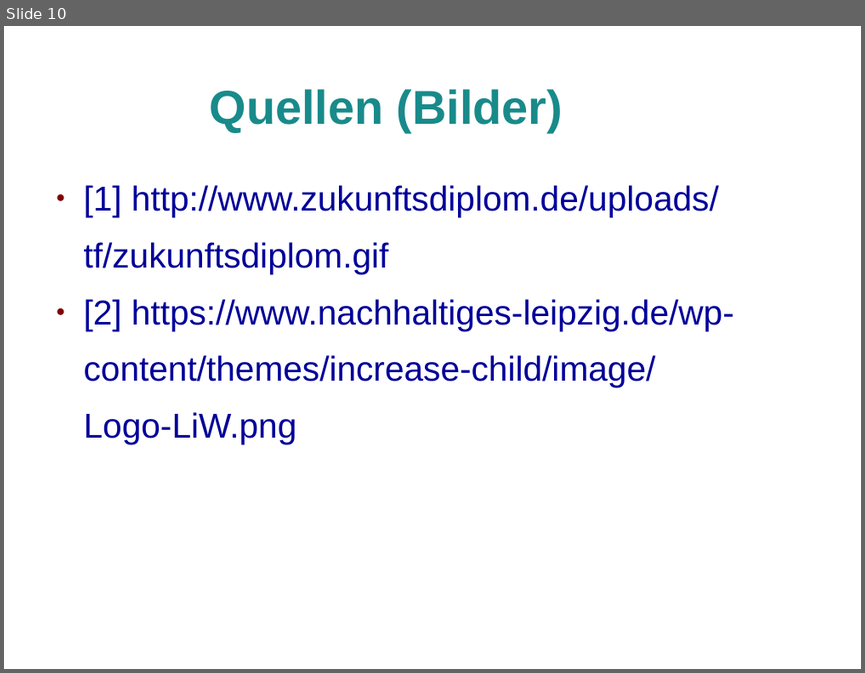
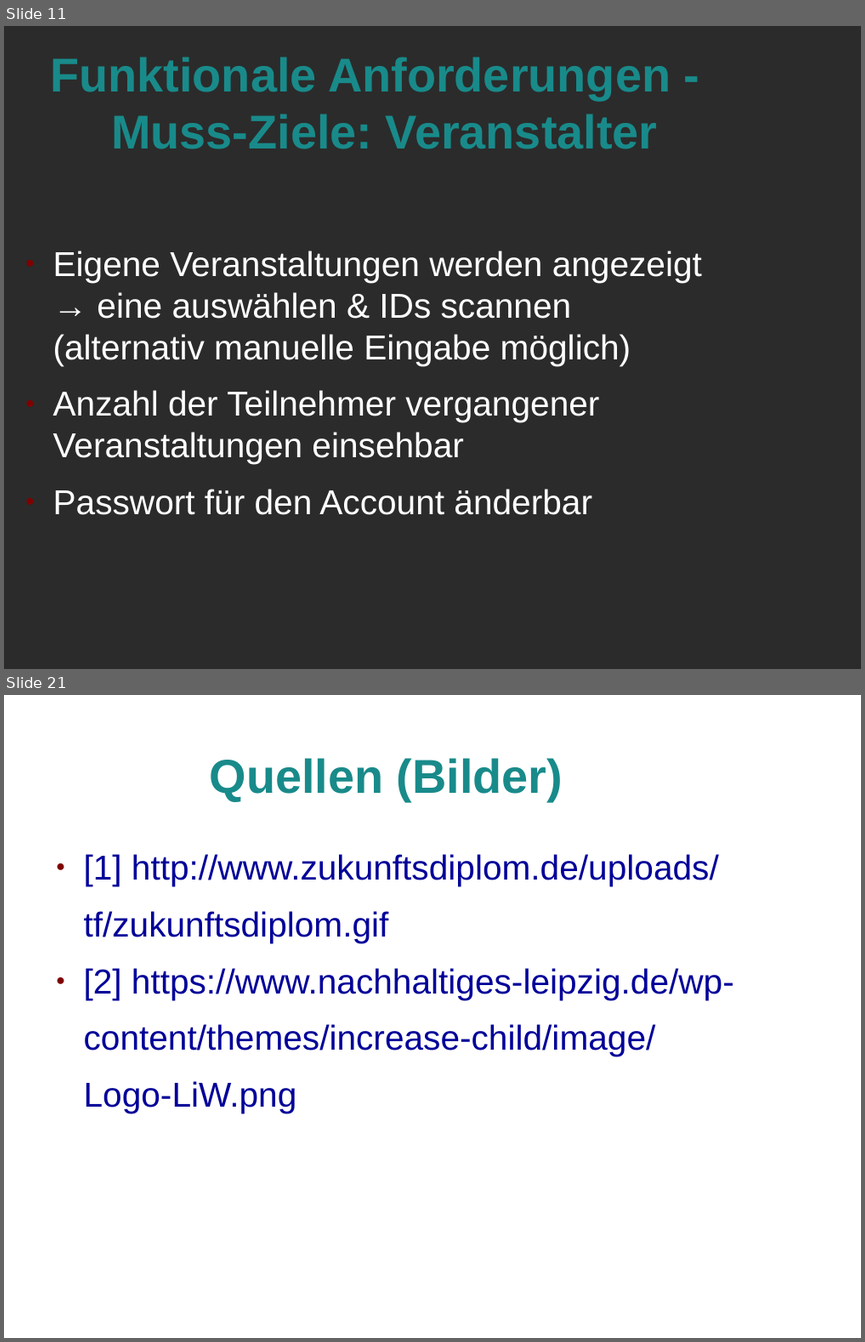
Before and after one commit to Marcel2603/hg17b, a slide deck: Dokumente/Review 1 Praesentation/Review 1.odp. Shown one above the other, each under a label of ours: slide 10 before the commit, slides 11 and 21 after it; the slides between them are not shown. The pictures are 865x673 and 865x1342 pixels, drawn with LibreOffice and Linux fonts; fonts in the diff are those of the drawing; background and template pictures are left out; a plain dark background stands for a picture behind light text. Boxes give left, top, right and bottom in pixels: in the first picture for what was removed or moved away, otherwise in the second. Text is boxed around its words. In the diff, an @@ line names an element or a change of style, - is before the commit and + after.

```diff
--- a/Dokumente/Review 1 Praesentation/Review 1.odp
+++ b/Dokumente/Review 1 Praesentation/Review 1.odp
@@ slide 11 added at bbox=[4, 26, 861, 669], background picture (left out) @@
@@ title added at bbox=[50, 57, 670, 149], 44 pt, text #198A8A, bold @@
+Funktionale Anforderungen -
+Muss-Ziele: Veranstalter
@@ text added at bbox=[53, 250, 702, 515], 32 pt, text #FFFFFF @@
+● Eigene Veranstaltungen werden angezeigt → eine auswählen & IDs scannen (alternativ manuelle Eingabe möglich)
+● Anzahl der Teilnehmer vergangener Veranstaltungen einsehbar
+● Passwort für den Account änderbar
@@ what was slide 10 is now slide 21 @@
```
Also in this commit, not shown: 10 other slides added.
